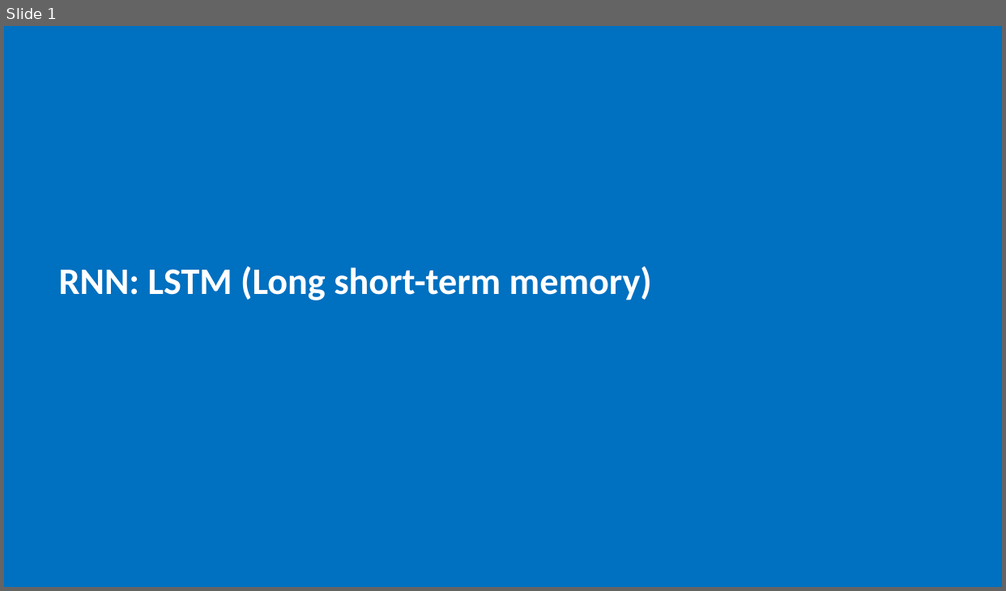
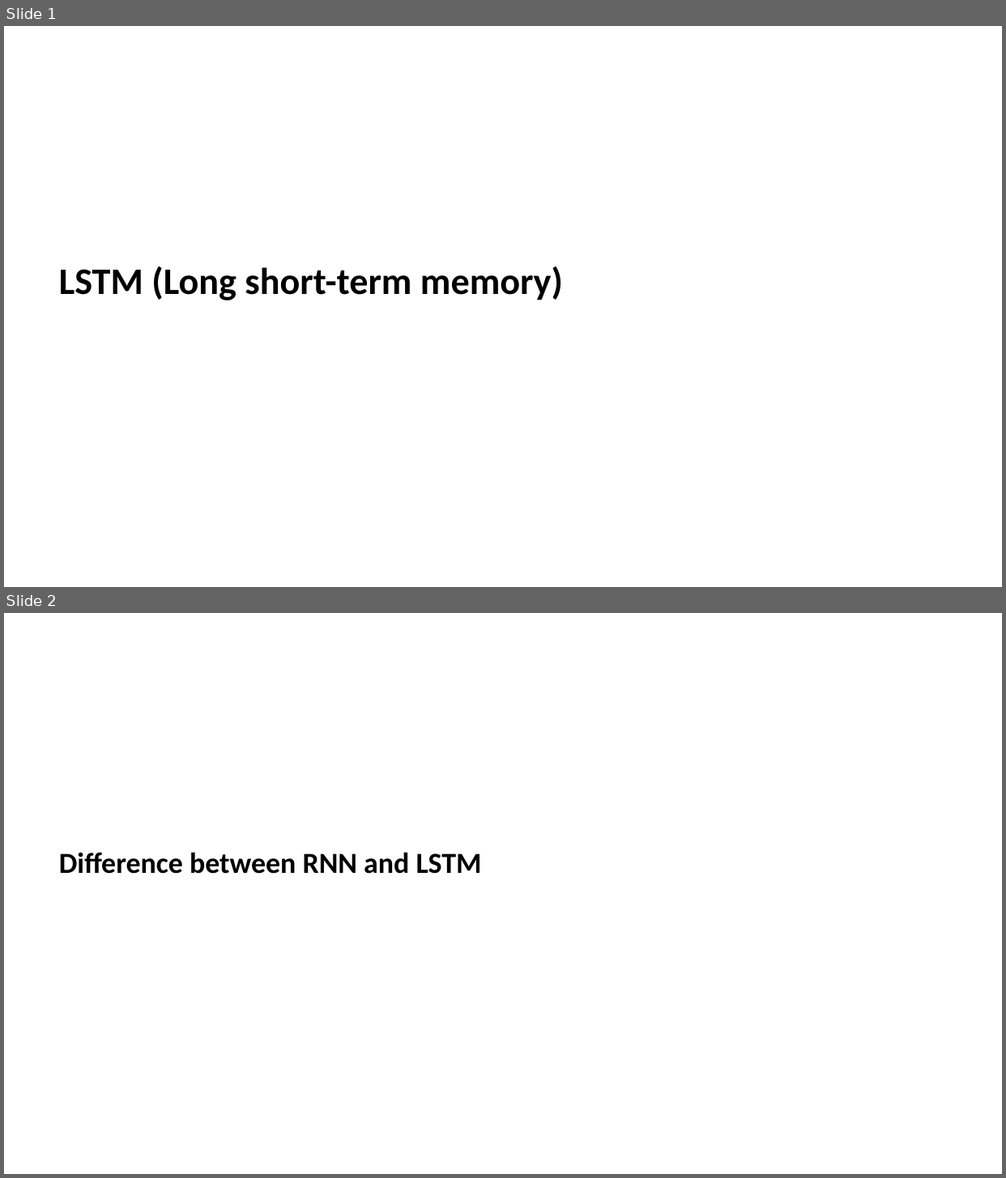
Before and after one commit to jzanetti/Sijin_ML, a slide deck: docs/source/deep_learning/slides/rnn_lstm.pptx. Shown one above the other, each under a label of ours: slide 1 before the commit, slides 1 and 2 after it. The pictures are 1006x591 and 1006x1178 pixels, drawn with LibreOffice and Linux fonts; fonts in the diff are those of the drawing. Boxes give left, top, right and bottom in pixels: in the first picture for what was removed or moved away, otherwise in the second. Text is boxed around its words. In the diff, an @@ line names an element or a change of style, - is before the commit and + after.

Commit message:
update lstm

```diff
--- a/docs/source/deep_learning/slides/rnn_lstm.pptx
+++ b/docs/source/deep_learning/slides/rnn_lstm.pptx
@@ slide 2 added at (4, 613, 1002, 1174), background #FFFFFF @@
@@ text added at (59, 852, 482, 874), 28 pt, text #000000, bold @@
+Difference between RNN and LSTM
@@ slide 1 changed as well @@
@@ background #0070C0 to #FFFFFF @@
@@ text at (59, 267, 563, 301): text changed; text colour #FFFFFF to #000000 @@
-RNN: LSTM (Long short-term memory)
+LSTM (Long short-term memory)
```
Also in this commit, not shown: 31 other slides added, 31 slides removed, 3 other files.
